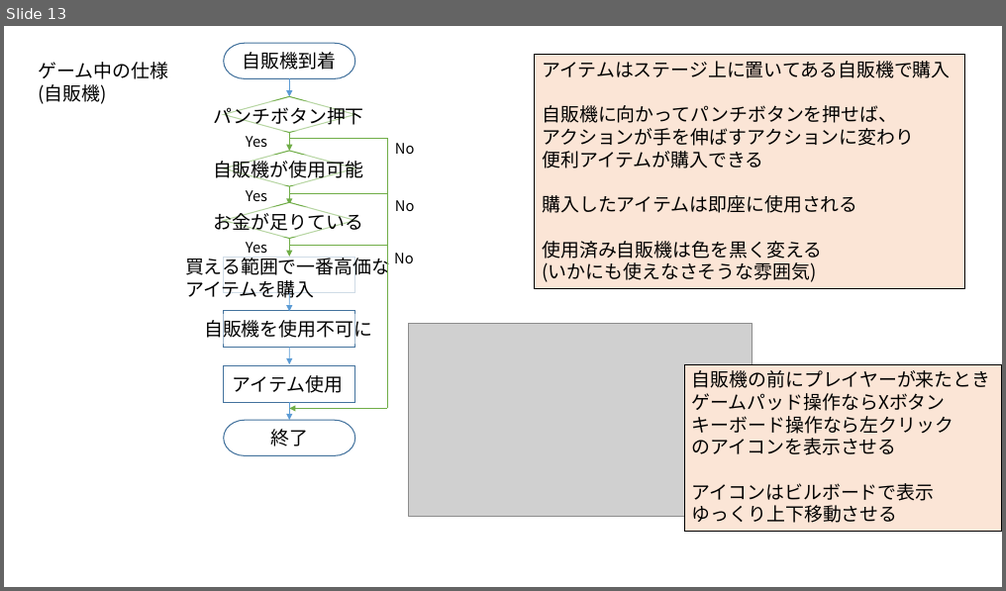
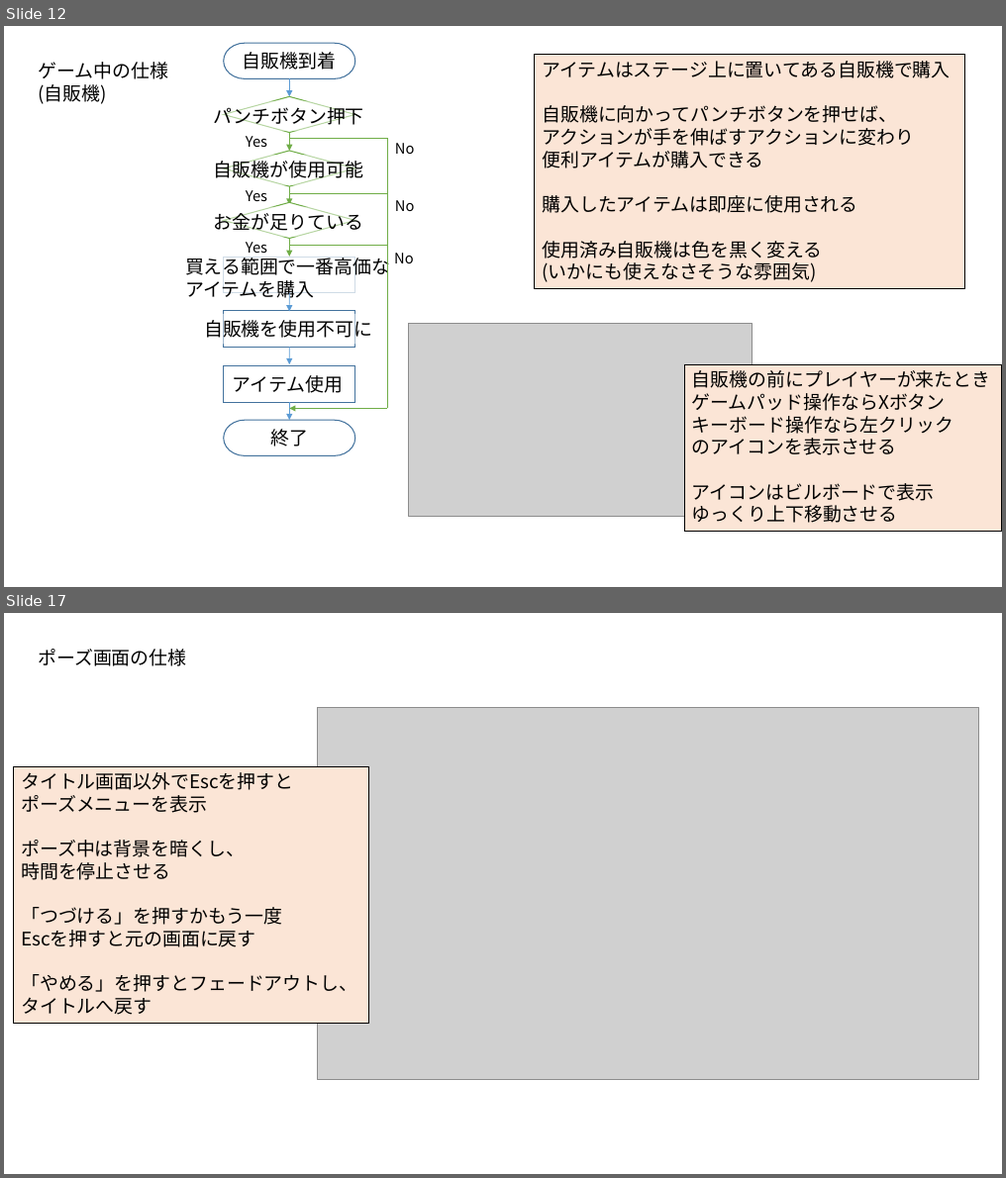
Before and after one commit to RenMitsuhashi/ToiletGame, a slide deck: 先トイ_仕様書.pptx. Shown one above the other, each under a label of ours: slide 13 before the commit, slides 12 and 17 after it; the slides between them are not shown. The pictures are 1006x591 and 1006x1178 pixels, drawn with LibreOffice and Linux fonts; fonts in the diff are those of the drawing; grey boxes stand for pictures. Boxes give left, top, right and bottom in pixels: in the first picture for what was removed or moved away, otherwise in the second. Text is boxed around its words. In the diff, an @@ line names an element or a change of style, - is before the commit and + after.

```diff
--- a/先トイ_仕様書.pptx
+++ b/先トイ_仕様書.pptx
@@ slide 17 added at <box>4,613,1002,1174</box>, background #FFFFFF @@
@@ text added at <box>38,649,186,666</box>, 18 pt, text #000000 @@
+ポーズ画面の仕様
@@ picture added at <box>317,707,979,1079</box> @@
@@ rectangle added at <box>14,766,369,1023</box>, fill #FBE5D6, outline #000000 0.75 pt, 18 pt, text #000000 @@
+タイトル画面以外でEscを押すと
+ポーズメニューを表示
+ポーズ中は背景を暗くし、
+時間を停止させる
+「つづける」を押すかもう一度
+Escを押すと元の画面に戻す
+「やめる」を押すとフェードアウトし、
+タイトルへ戻す
@@ what was slide 13 is now slide 12 @@
```
Also in this commit, not shown: 5 slides changed, 5 other slides added, 1 slide removed, 5 other files.
